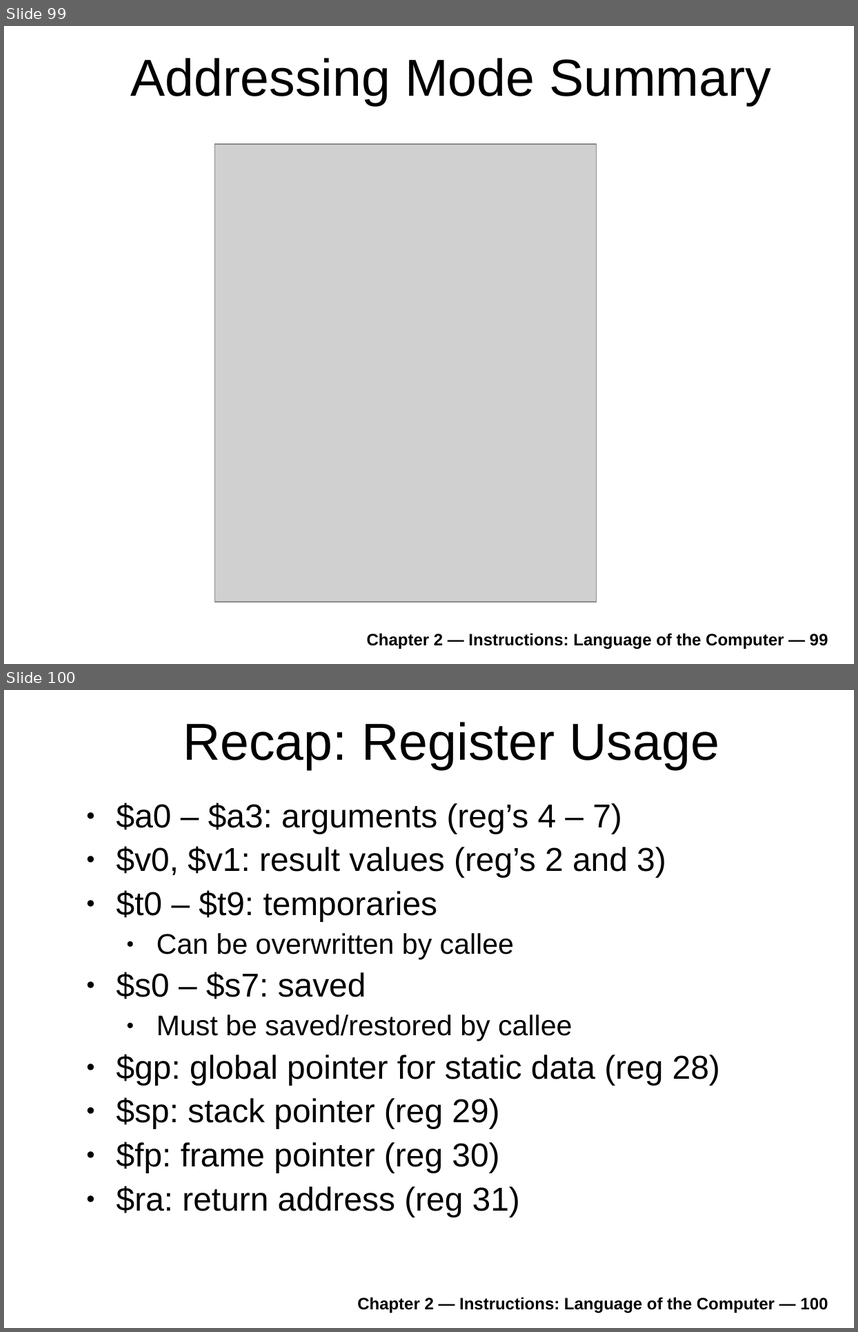
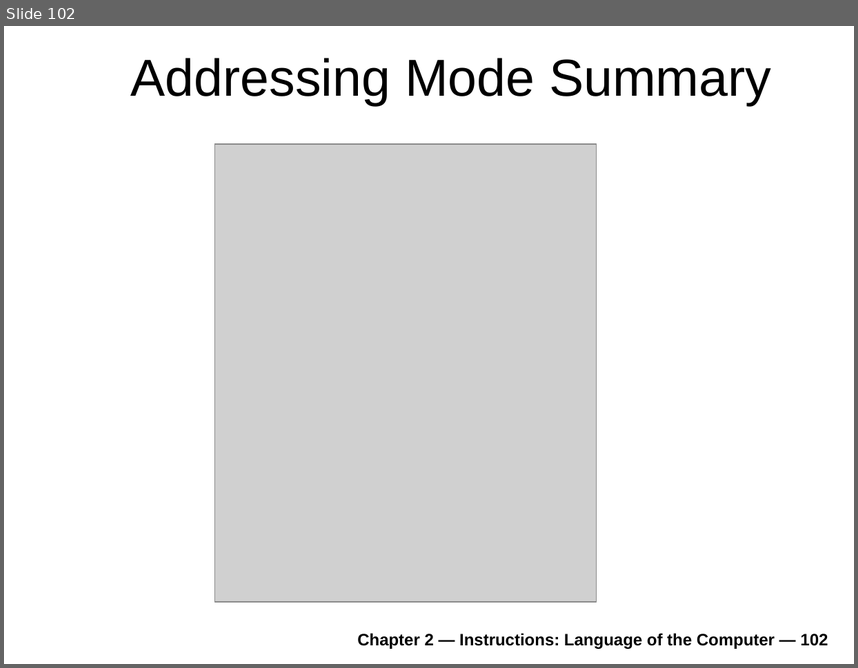
Before and after one commit to antonburtsev/cs3810, a slide deck: lectures/lecture04-mips/lecture-04-mips.odp. Shown one above the other, each under a label of ours: slides 99 and 100 before the commit, slide 102 after it. The pictures are 858x1332 and 858x668 pixels, drawn with LibreOffice and Linux fonts; fonts in the diff are those of the drawing; grey boxes stand for pictures. Boxes give left, top, right and bottom in pixels: in the first picture for what was removed or moved away, otherwise in the second. Text is boxed around its words. In the diff, an @@ line names an element or a change of style, - is before the commit and + after.

```diff
--- a/lectures/lecture04-mips/lecture-04-mips.odp
+++ b/lectures/lecture04-mips/lecture-04-mips.odp
@@ slide 100 removed at box(4, 690, 854, 1328), background #FFFFFF @@
@@ title removed at box(183, 722, 720, 769) @@
-Recap: Register Usage
@@ text removed at box(116, 802, 720, 1216) @@
-● $a0 – $a3: arguments (reg’s 4 – 7)
-● $v0, $v1: result values (reg’s 2 and 3)
-● $t0 – $t9: temporaries
-  ● Can be overwritten by callee
-● $s0 – $s7: saved
-  ● Must be saved/restored by callee
-● $gp: global pointer for static data (reg 28)
-● $sp: stack pointer (reg 29)
-● $fp: frame pointer (reg 30)
-● $ra: return address (reg 31)
@@ text removed at box(357, 1297, 828, 1312) @@
-Chapter 2 — Instructions: Language of the Computer — 100
@@ what was slide 99 is now slide 102 @@
@@ text at box(357, 633, 828, 648): text changed @@
-Chapter 2 — Instructions: Language of the Computer — 99
+Chapter 2 — Instructions: Language of the Computer — 102
```
Also in this commit, not shown: 1 slide changed, 29 slides added, 1 other file.
